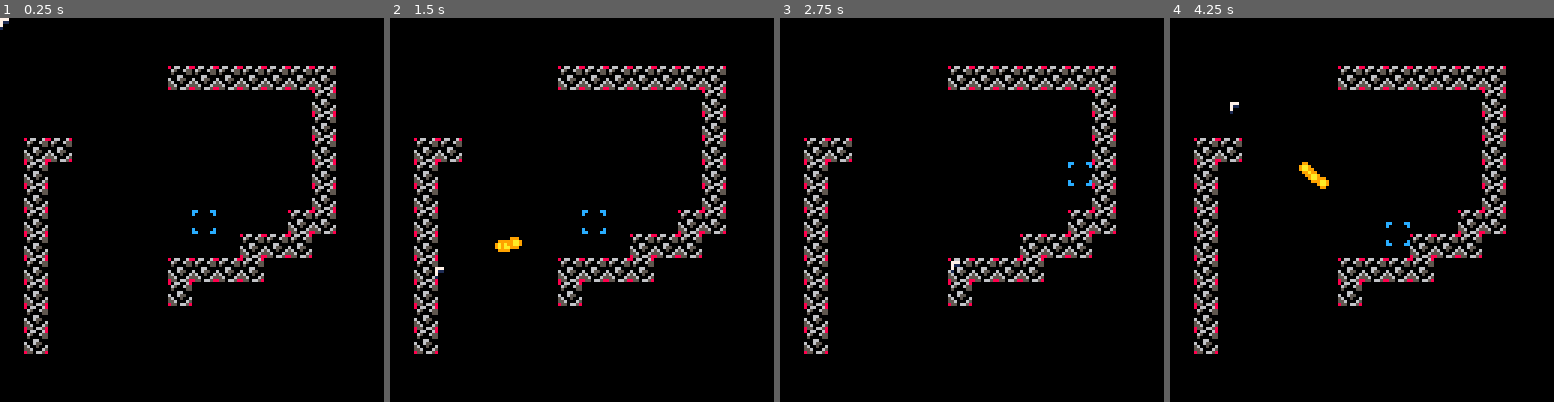
Above: before the commit, frames 1-4 (left to right).
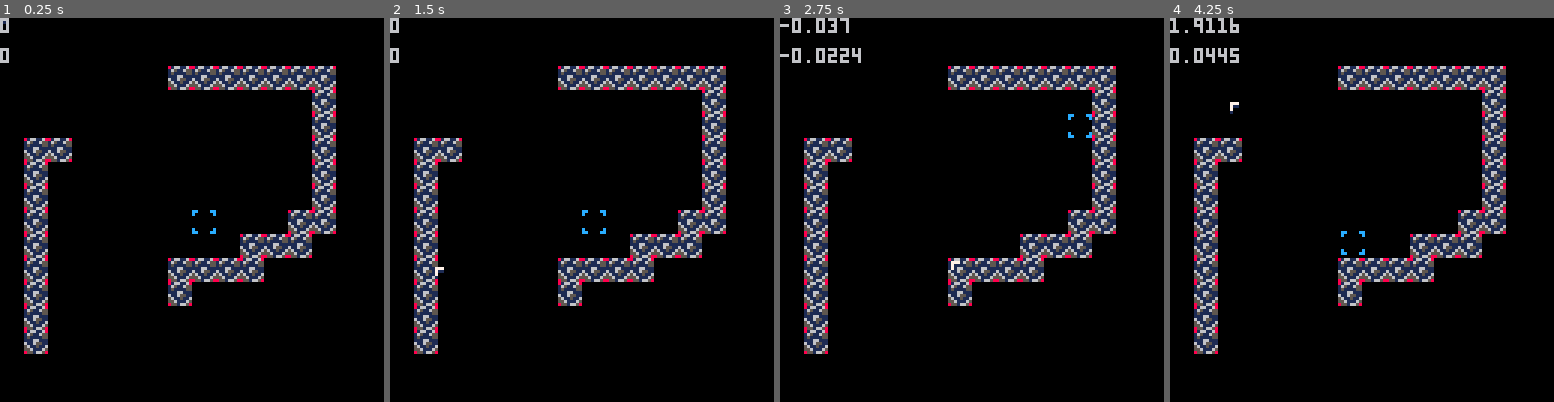
Above: after the commit, the same moments.

Repository: Yolwoocle/birds_with_guns
Game: PICO-8 cartridge zeldalike.p8
Same seed, same stepped clock (60 frames per second), same inputs: the game is played once before the commit and once after it.
Inputs (mouse positions are in pixels of both pictures, inside the frame that each line leads up to):
- Up to frame 1 (0.25 s): no input
- Up to frame 2 (1.5 s): click (670, 121) at 0.67 s; click (436, 267) at 1.22 s
- Up to frame 3 (2.75 s): hold Right 1.6-2.1 s; click (887, 114) at 1.77 s; hold Up 2.15-2.42 s; click (952, 259) at 2.32 s; hold Right from 2.47 s (still down)
- Up to frame 4 (4.25 s): click (1404, 106) at 2.87 s; release Right at 3.03 s; hold Left 3.08-3.58 s; click (1465, 256) at 3.42 s; hold Down 3.63-3.97 s; click (1231, 102) at 3.97 s; hold Right from 4.02 s (still down)

The runs differ from the first frame. In frame 1, 5.8% of the frame differs, in the area x 0-88%, y 0-88%; in frame 2, 6.0%; in frame 3, 6.4%; in frame 4, 6.7%.

Commit message:
Actual collisions you know

Diff:
--- a/zeldalike.p8
+++ b/zeldalike.p8
@@ -25,32 +25,51 @@
 	draw_mouse()
 	draw_player()
 	check_flag(1,mouse_x,mouse_y)
+
+	print(players[1].dx, 0,0)
+	print(players[1].dy, 0,10)
 end
 -->8
 --player
 function init_player()
-	player={}
-	add(player,{nb_player=1,x=64,y=64})
+	players={}
+	add(players,
+	{
+		n=0,
+
+		x=64,y=64,
+		dx=0,dy=0,
+
+		spd=.5,
+		fric=0.8,
+
+		bx=0,by=0,
+		bw=8,bh=8,
+	})
 end
 
 function player_update()
-local xnext = 0
-local ynext = 0
-	 for i in all(player) do
-	  if (btn(⬅️)) xnext-=1
-	  if (btn(➡️)) xnext+=1
-	  if (btn(⬆️)) ynext-=1
-	  if (btn(⬇️)) ynext+=1
-	  if not collision(i.x+xnext,i.y+ynext,1) then
-	   i.x+=xnext
-	   i.y+=ynext
-	  end
-	 end
+	for p in all(players) do
+	 local dx,dy = p.dx,p.dy
+	 local spd = p.spd
+
+	 if (btn(⬅️,p.n)) p.dx-=spd
+	 if (btn(➡️,p.n)) p.dx+=spd
+	 if (btn(⬆️,p.n)) p.dy-=spd
+	 if (btn(⬇️,p.n)) p.dy+=spd
+	 p.dx *= p.fric
+	 p.dy *= p.fric
+
+	 collide(p)
+
+	 p.x += p.dx
+	 p.y += p.dy
+	end
 end
 
 function draw_player()
-	for i in all(player) do
-		spr(3,i.x,i.y)
+	for p in all(players) do
+		spr(3,p.x,p.y)
 	end
 end
 
@@ -107,15 +126,178 @@
 
 -->8
 --collision
-function collision(x,y,flag)
-	if not check_flag(flag,x,y) and
-	not check_flag(flag,x+7,y+7) and
-	not check_flag(flag,x+7,y) and
-	not check_flag(flag,x,y+7) then
-	 return false
-	else return true
-	 end
-end
+function is_solid(x,y)
+	return check_flag(0,x,y)
+end
+
+function collision(x,y,h,w,flag)
+	return
+	   is_solid(x,  y)
+	or is_solid(x+7,y)
+	or is_solid(x,  y+7)
+	or is_solid(x+7,y+7)
+end
+
+function collide(o)
+	local x,y = o.x,o.y
+	local dx,dy = o.dx,o.dy
+	local w,h = o.bw,o.bh
+	local ox,oy = x+o.bx,y+o.by
+	local bounce = 0.1
+
+	--collisions
+	local coll_x = collision(
+	ox+dx, oy,    w, h)
+	local coll_y = collision(
+	ox,    oy+dy, w, h)
+	local coll_xy = collision(
+	ox+dx, oy+dy, w, h)
+
+	if coll_x then
+		o.dx *= -bounce
+	end
+
+	if coll_y then
+		o.dy *= -bounce
+	end
+
+	if coll_xy and
+	not coll_x and not coll_y then
+		--prevent stuck in corners
+		o.dx *= -bounce
+		o.dy *= -bounce
+	end
+end
+…(130 lines of a section not shown)…
 
 
 
@@ -126,7 +308,7 @@
 
 
 __gff__
-00000000ff000000000000000000000000000000000000000000000000000000000000000000000000000000000000000000000000000000000000000000000000000000000000000000000000000000000000000000000000000000000000000000000000000000000000000000000000000000000000000000000000000000
+0000000001000000000000000000000000000000000000000000000000000000000000000000000000000000000000000000000000000000000000000000000000000000000000000000000000000000000000000000000000000000000000000000000000000000000000000000000000000000000000000000000000000000
 0000000000000000000000000000000000000000000000000000000000000000000000000000000000000000000000000000000000000000000000000000000000000000000000000000000000000000000000000000000000000000000000000000000000000000000000000000000000000000000000000000000000000000
 __map__
 0000000000000000000000000000000000000000040000000000000000000000000000000000000000000000000000000000000000000000000000000000000000000000000000000000000000000000000000000000000000000000000000000000000000000000000000000000000000000000000000000000000000000000
Not shown, changed: 138 lines of the sprite sheet (__gfx__) section of zeldalike.p8
Not shown, changed: the thumbnail (__label__) section of zeldalike.p8
